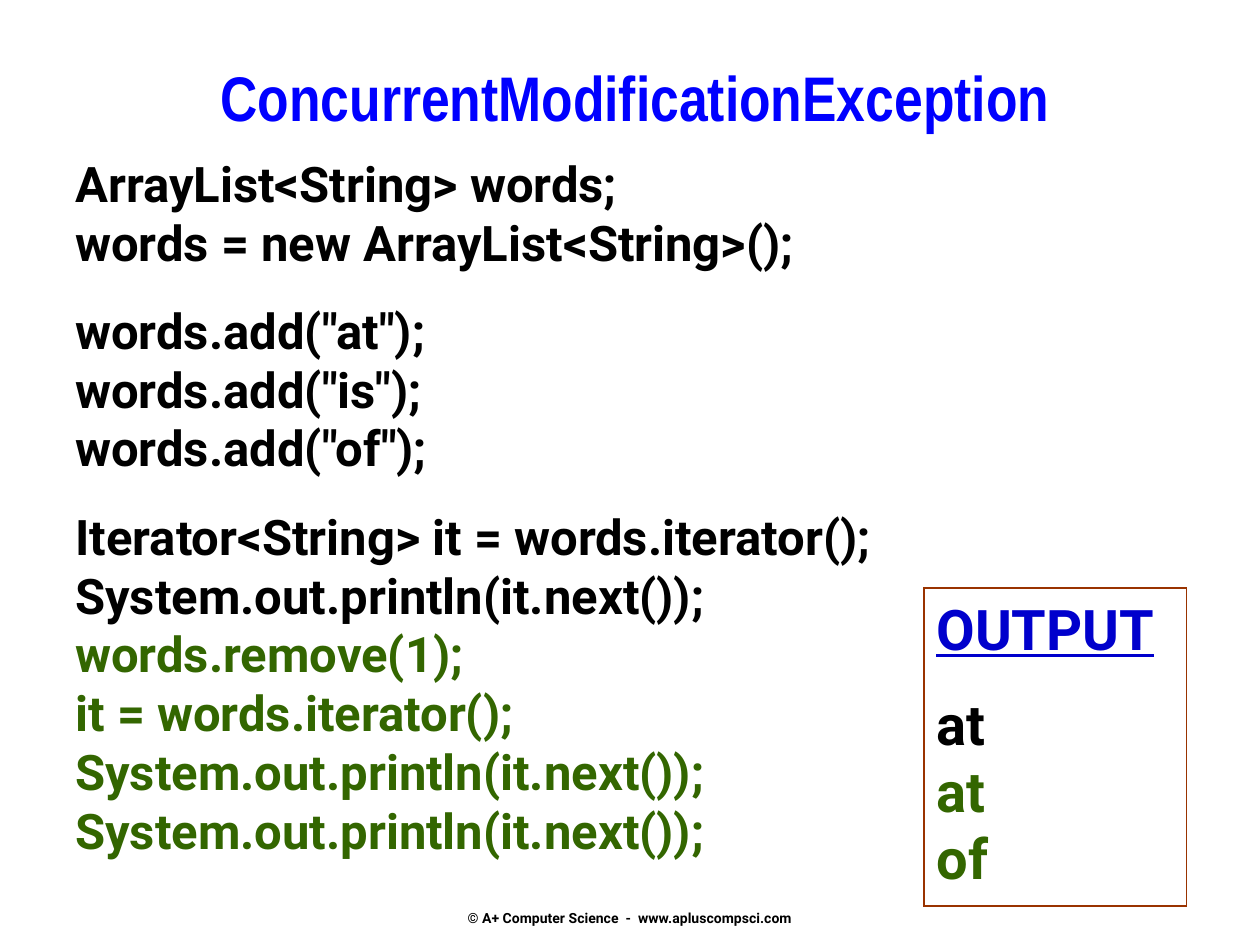
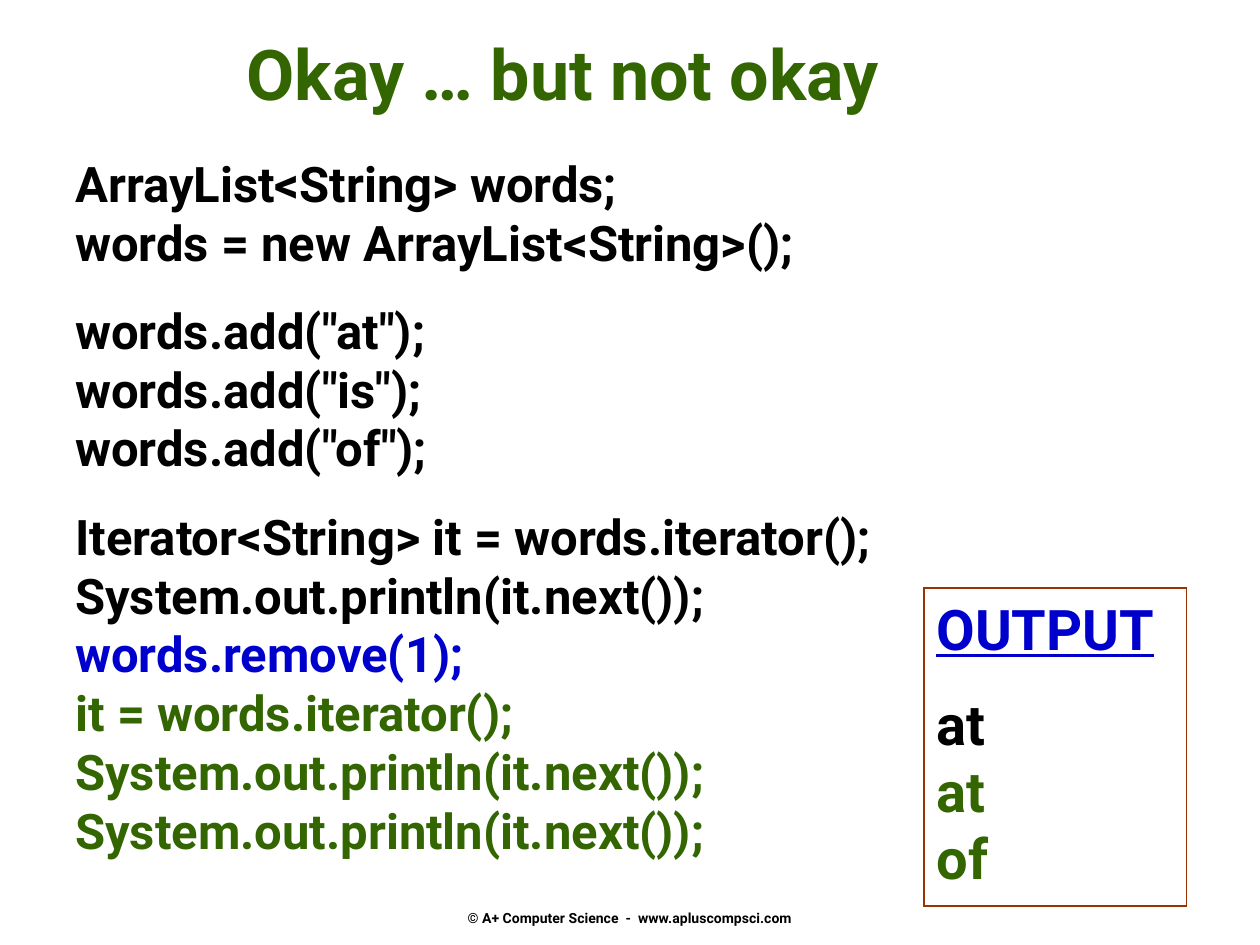
Before and after one commit to Cy-FairCS/cs3, a slide deck: slide 54 of u02c_iterators/notes1_iterators/5a.iterators.pptx. Drawn at 1260x945 pixels with LibreOffice and Linux fonts; fonts in the diff are those of the drawing. Boxes give left, top, right and bottom in pixels: in the first picture for what was removed or moved away, otherwise in the second. Text is boxed around its words. In the diff, an @@ line names an element or a change of style, - is before the commit and + after.

```diff
--- a/u02c_iterators/notes1_iterators/5a.iterators.pptx
+++ b/u02c_iterators/notes1_iterators/5a.iterators.pptx
@@ text added at (246, 47, 879, 115), 40 pt, text #336600, bold @@
+Okay … but not okay
@@ text removed at (220, 75, 1049, 133) @@
-ConcurrentModificationException
@@ text at (75, 633, 463, 683): text colour #336600 to #0000CC in "words.remove(1);" @@
```
Also in this commit, not shown: 6 other slides changed, 1 other file.
